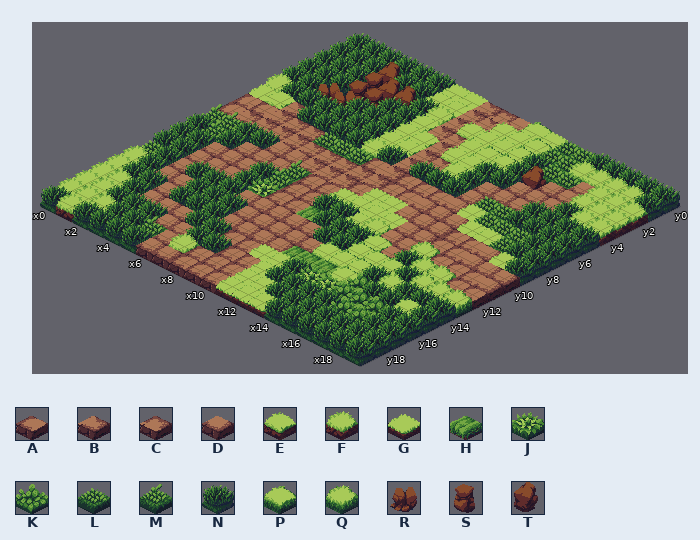
Level history. Tiled map: src/main/resources/assets/levels/tmx/chunk3.tmx. Above: the version before the commit.
Cells are 32x16 px. Isometric: x runs down to the right, y down to the left. Shown: x 0..19, y 0..19.
Key: from "spritesheet": A 0, B 1, C 2, D 4, E 22, F 23, G 24, H 28, J 31, K 32, L 33, M 34, N 36, P 38, Q 39, R 56, S 59, T 60.
_ is an empty cell.
Layer "Tile Layer 1" before, first column x 0:
 0 NNNNNNGGBCDPGLLNNNNN
 1 NNNTNNGGBBEEPLLFFFFN
 2 NNNSTTNFBEEEPNLLDFFF
 3 NNNSSNNEBBEPPNTDDFFF
 4 NNRRNNNEEBEENNDDDNFF
 5 FNNNNNNEEBBENDDDNNNN
 6 GEBNNNNFNBNNNDLLNNNN
 7 AABBBLLLABAAADGLLLNN
 8 ABBBBBBBBBAADDDGGLNN
 9 MMNNDDBBBAGGDDDAADGN
10 NMNDDDMAAGGGGDDAADDD
11 NNDDDNMAANNGFDDQAAAD
12 NNDDDNJAAHNNNPDNQQAA
13 LNDNNNDDDDDNNPPPNQQQ
14 FNDDNNNDDDDDPPPNQNNN
15 FNNDNNNDDDDHHHPKNNEN
16 FFNDDDNNAAGGNJJKKKNN
17 FFNNNDDNNAAGNNNNKKNN
18 FFFNNMDFAAAGGNNNNNNN
19 NFNNNNDDAAAGGGNNNNNN
After:
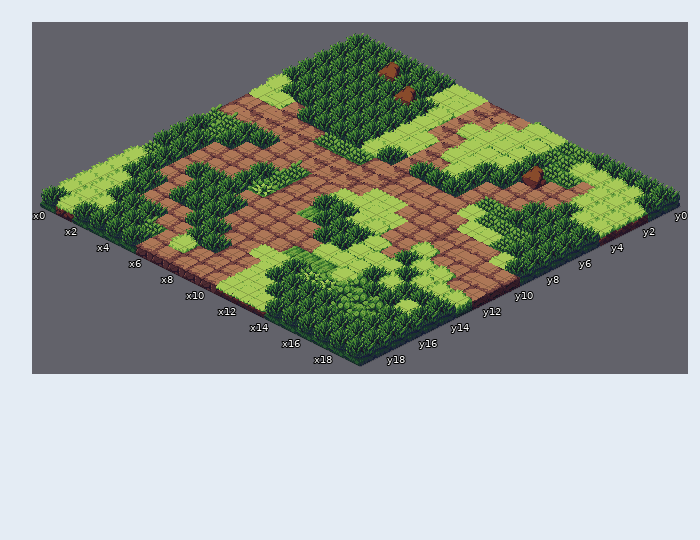
Change:
Layer "Tile Layer 1":
y 2: x 3..4 ST -> NN
y 3: x 3..4 SS -> NN
y 4: x 2..3 RR -> NN
